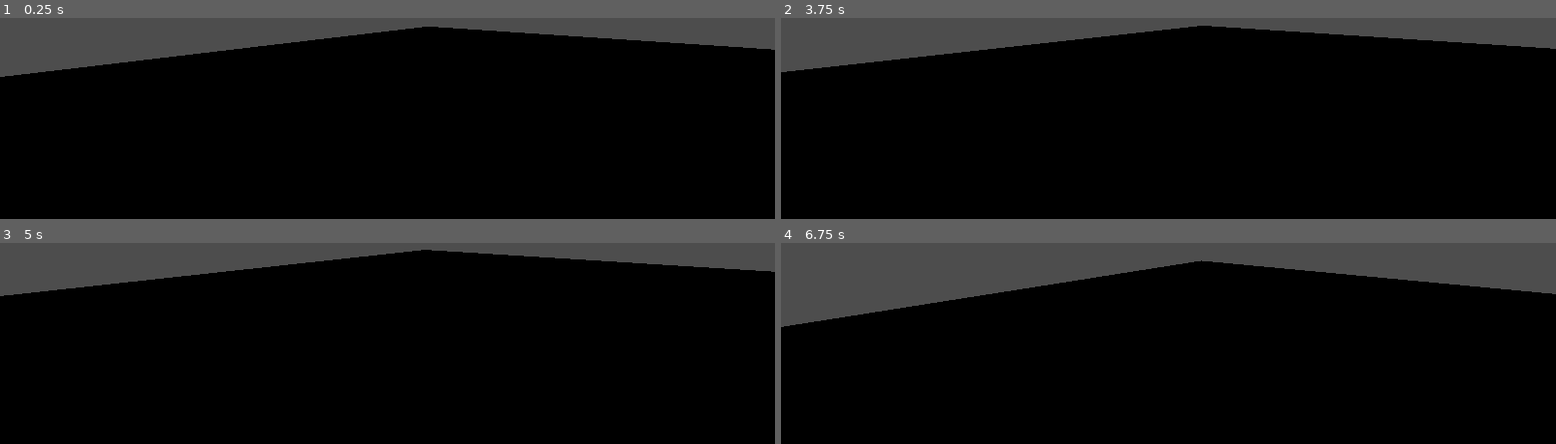
Above: before the commit, frames 1-4 (two rows, left to right).
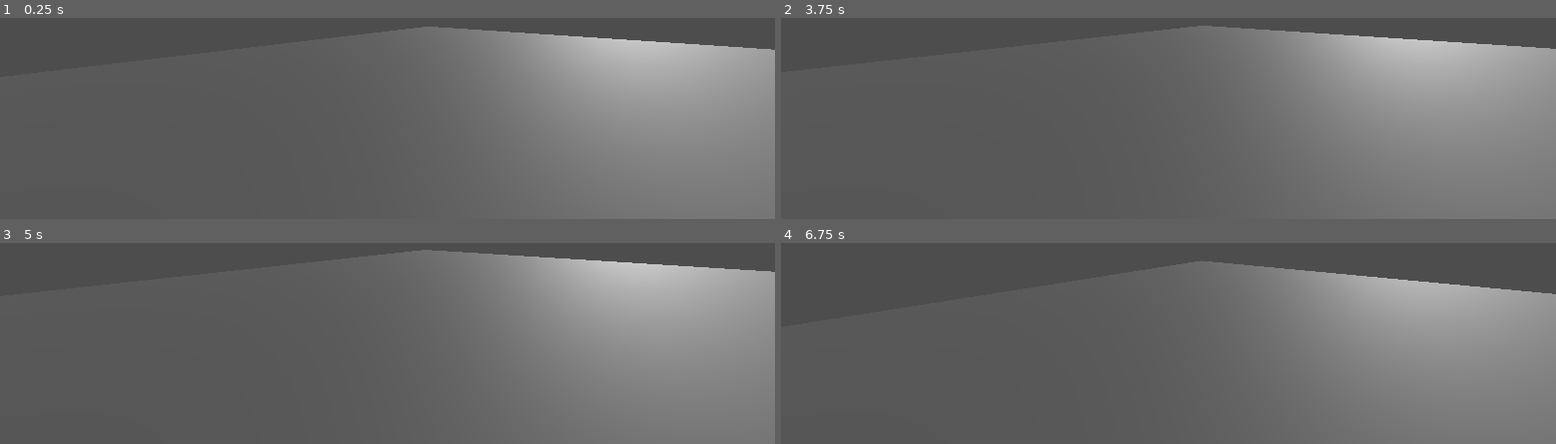
Above: after the commit, the same moments.

Repository: AverageRonin/Kepler14
Game: Godot game, scene res://Assets/Levels/lvl0.tscn
Two runs of this game, one before a commit and one after it. Both use one fixed random seed, a clock stepped at 60 frames per second and the inputs below. This scene is started directly instead of the project's main scene.
Inputs:
- Up to frame 1 (0.25 s): no input
- Up to frame 2 (3.75 s): tap Enter (ui_accept) at 0.5, 0.77, 1.52, 2.75, 3.02 s; tap A (a) at 0.6, 2.3, 2.85 s; tap D (d) at 0.8, 1.35, 3.05, 3.6 s; tap S (s) at 1.55, 2.1 s
- Up to frame 3 (5 s): tap Enter (ui_accept) at 3.77, 4.52 s; tap S (s) at 3.8, 4.35 s; tap A (a) at 4.55 s
- Up to frame 4 (6.75 s): tap Enter (ui_accept) at 5, 6.02 s; tap W (w) at 5.1 s; tap D (d) at 5.3, 6.6 s; tap A (a) at 5.85 s; tap S (s) at 6.05 s

The runs differ from the first frame. In frame 1, 86% of the frame differs, in the area x 0-100%, y 4-100%; in frame 2, 87%; in frame 3, 88%, in the area x 0-100%, y 3-100%; in frame 4, 78%.

Commit message:
Update lvl0.tscn

Diff:
--- a/Assets/Levels/lvl0.tscn
+++ b/Assets/Levels/lvl0.tscn
@@ -22,7 +22,12 @@
 transform = Transform3D(1, 0, 0, 0, 1, 0, 0, 0, 1, 0, -0.5, 0)
 shape = SubResource("BoxShape3D_p5yrc")
 
-[node name="Node3D" type="Node3D" parent="."]
+[node name="Light" type="Node3D" parent="."]
+
+[node name="DirectionalLight3D" type="DirectionalLight3D" parent="Light"]
+transform = Transform3D(1, 0, 0, 0, 0.950342, 0.311207, 0, -0.311207, 0.950342, 0, 5.5858, 5.71381)
+
+[node name="Stuff" type="Node3D" parent="."]
 
 [node name="CharacterBody3D" parent="." instance=ExtResource("1_36b0w")]
 transform = Transform3D(-0.754469, 0, -0.656336, 0, 1, 0, 0.656336, 0, -0.754469, -0.498951, 0, -6.07102)
